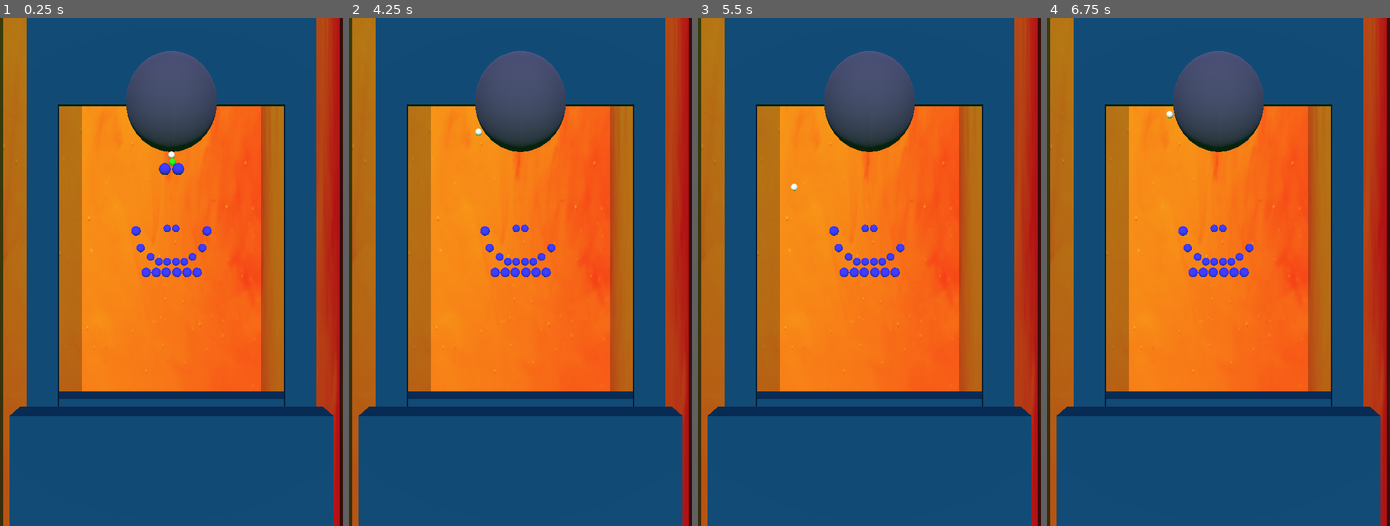
Above: before the commit, frames 1-4 (left to right).
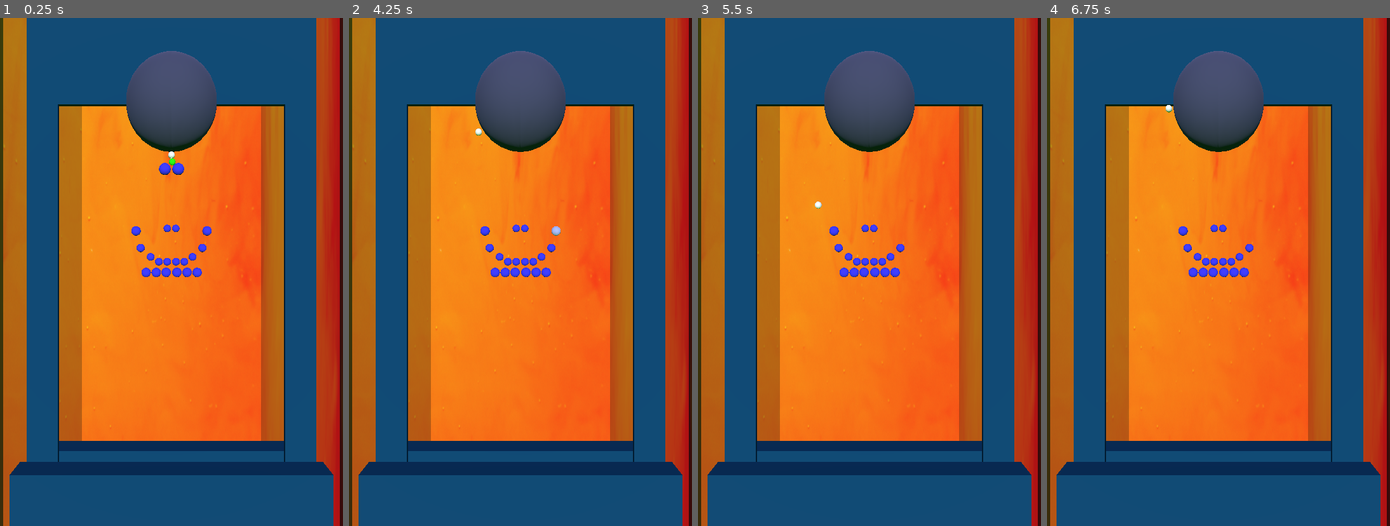
Above: after the commit, the same moments.

Repository: beothorn/librethrow
Game: Godot game, scene res://playStage/PlayStage.tscn
Two runs of this game, one before a commit and one after it. Both use one fixed random seed, a clock stepped at 60 frames per second and the inputs below.
Inputs (mouse positions are in pixels of both pictures, inside the frame that each line leads up to):
- Up to frame 1 (0.25 s): no input
- Up to frame 2 (4.25 s): tap Enter at 0.5, 2 s; move the mouse to (595, 246) at 0.52 s; click (595, 246) at 0.67 s; tap Space at 1.25, 3.5 s; drag from (451, 297) to (503, 373) at 1.27 s; move the mouse to (554, 160) at 2.02 s; click (554, 160) at 2.17 s; drag from (503, 373) to (417, 195) at 2.77 s; move the mouse to (623, 348) at 3.52 s; click (623, 348) at 3.67 s
- Up to frame 3 (5.5 s): tap Enter at 4.25 s; drag from (766, 195) to (818, 145) at 4.27 s; tap Space at 5 s; move the mouse to (886, 272) at 5.02 s; click (886, 272) at 5.17 s
- Up to frame 4 (6.75 s): drag from (1167, 145) to (1149, 297) at 5.77 s; move the mouse to (1293, 246) at 6.52 s; click (1293, 246) at 6.67 s

The runs differ from the first frame. In frame 1, 12% of the frame differs, in the area x 2-98%, y 27-90%; in frame 2, 12%; in frame 3, 12%, in the area x 2-98%, y 32-90%; in frame 4, 12%.

Commit message:
minor

Diff:
--- a/game/playStage/PlayStage.gd
+++ b/game/playStage/PlayStage.gd
@@ -14,9 +14,10 @@
 export (float) var gravity = 9
 export (float) var bounciness = 0.8
 export (float) var aim_sensitivity = 100#this should not be linear, the closer the more precise
+export (float) var max_aim_rotation_speed = 100
 export (float) var rotation_sensitivity = 2
 export (float) var focus_sensitivity = 4
-export (int) var bounce_count = 1
+export (int) var bounce_count = 2
 export (int) var creation_interval = 1
 
 var aim_circle_radius:float = 2.2
@@ -119,10 +120,7 @@
 			var max_angle = deg2rad(80)
 			var delta = (initial_x - pos2d.x)
 
-			if delta > 0:
-				delta = max(min( (delta*delta)*focus_sensitivity , 100), -100)
-			else:
-				delta = -max(min( (delta*delta)*focus_sensitivity , 100), -100)
+			delta = max(min( (delta*delta*delta)*focus_sensitivity , max_aim_rotation_speed), -max_aim_rotation_speed)
 			var drag_delta =  -max(min( delta / aim_sensitivity, max_angle), -max_angle)
 			var pos_cursor = pos2d.normalized() * aim_circle_radius
 			if pos_cursor.y < maximun_aim_angle:
--- a/game/playStage/PlayStage.tscn
+++ b/game/playStage/PlayStage.tscn
@@ -67,37 +67,35 @@
 [sub_resource type="SpatialMaterial" id=15]
 albedo_color = Color( 0.172549, 1, 0, 1 )
 
-[sub_resource type="SpatialMaterial" id=18]
+[sub_resource type="SpatialMaterial" id=16]
 albedo_color = Color( 0.270588, 0.282353, 0.403922, 1 )
 
-[sub_resource type="SphereMesh" id=19]
-material = SubResource( 18 )
+[sub_resource type="SphereMesh" id=17]
+material = SubResource( 16 )
 radius = 2.0
 height = 4.0
 radial_segments = 32
 rings = 16
 
-[sub_resource type="SpatialMaterial" id=20]
+[sub_resource type="SpatialMaterial" id=18]
 albedo_texture = ExtResource( 5 )
 
-[sub_resource type="SpatialMaterial" id=21]
+[sub_resource type="SpatialMaterial" id=19]
 albedo_color = Color( 0.239216, 0.215686, 1, 1 )
 
-[sub_resource type="SphereMesh" id=16]
-material = SubResource( 21 )
+[sub_resource type="SphereMesh" id=20]
+material = SubResource( 19 )
 radius = 0.21
 height = 0.42
 
-[sub_resource type="MultiMesh" id=17]
+[sub_resource type="MultiMesh" id=21]
 transform_format = 1
 instance_count = 100
-mesh = SubResource( 16 )
+mesh = SubResource( 20 )
 transform_array = PoolVector3Array( 1, 0, 0, 0, 1, 0, 0, 0, 1, 0, 0, 0, 1, 0, 0, 0, 1, 0, 0, 0, 1, 0, 0, 0, 1, 0, 0, 0, …(3517 unchanged characters)…
 
 [node name="GameRoom" type="Spatial"]
 script = ExtResource( 1 )
-bounce_count = 2
-creation_interval = 2
 
 [node name="WorldEnvironment" type="WorldEnvironment" parent="."]
 environment = SubResource( 2 )
@@ -107,14 +105,13 @@
 size = 20.0
 
 [node name="Walls" type="Spatial" parent="."]
-editor/display_folded = true
 
 [node name="BottomWall1" type="CSGMesh" parent="Walls"]
-transform = Transform( 1, 0, 0, 0, 1, 0, 0, 0, 1, 0, -18.156, 0.99394 )
+transform = Transform( 1, 0, 0, 0, 1, 0, 0, 0, 1, 0, -20.5308, 0.99394 )
 mesh = SubResource( 4 )
 
 [node name="BottomWall2" type="CSGMesh" parent="Walls"]
-transform = Transform( 1, 0, 0, 0, 1, 0, 0, 0, 1, 0, -18.156, -0.954575 )
+transform = Transform( 1, 0, 0, 0, 1, 0, 0, 0, 1, 0, -20.5308, -0.954575 )
 mesh = SubResource( 4 )
 
 [node name="Walls_collisions" type="StaticBody" parent="Walls"]
@@ -150,7 +147,7 @@
 "BallKiller",
 ]]
 editor/display_folded = true
-transform = Transform( 1, 0, 0, 0, 1, 0, 0, 0, 1, 0, -14.996, 0 )
+transform = Transform( 1, 0, 0, 0, 1, 0, 0, 0, 1, 0, -17.0914, 0 )
 
 [node name="Floor_collision" type="CollisionShape" parent="Outside_floor"]
 transform = Transform( -4.37114e-08, 1, 0, -1, -4.37114e-08, 0, 0, 0, 1, 0, 0, 0 )
--- a/game/playStage/Stone.gd
+++ b/game/playStage/Stone.gd
@@ -18,6 +18,7 @@
 const plane = Plane(Vector3(0,0,0), Vector3(1,0,0), Vector3(0,1,0))
 
 func _ready():
+	stone.queue_free()
 	original_position = translation
 	original_scale = scale
 	collisionShape = CollisionShape.new()
@@ -30,7 +31,6 @@
 	translation = original_position
 	_is_hiding = false
 	_is_hidden = false
-	stone.set_visible(true)
 	stone_hit.set_visible(false)
 	project_collision_shadow()
 
@@ -38,7 +38,6 @@
 	if _is_hiding:
 		return
 	_is_hiding = true
-	stone.set_visible(false)
 	stone_hit.set_visible(true)
 	timer.start()
 
--- a/game/playStage/Stone.tscn
+++ b/game/playStage/Stone.tscn
@@ -28,7 +28,6 @@
 script = ExtResource( 1 )
 
 [node name="StoneMesh" type="CSGMesh" parent="."]
-visible = false
 mesh = SubResource( 2 )
 
 [node name="StoneHit" type="CSGMesh" parent="."]
--- a/game/project.godot
+++ b/game/project.godot
@@ -10,11 +10,17 @@
 
 _global_script_classes=[ {
 "base": "KinematicBody",
+"class": "Ball",
+"language": "GDScript",
+"path": "res://playStage/DropBall.gd"
+}, {
+"base": "KinematicBody",
 "class": "SimulatedBall",
 "language": "GDScript",
 "path": "res://playStage/SimulatedBall.gd"
 } ]
 _global_script_class_icons={
+"Ball": "",
 "SimulatedBall": ""
 }
 
Not shown: 2 places in game/playStage/PlayStage.tscn that only renumber resources
